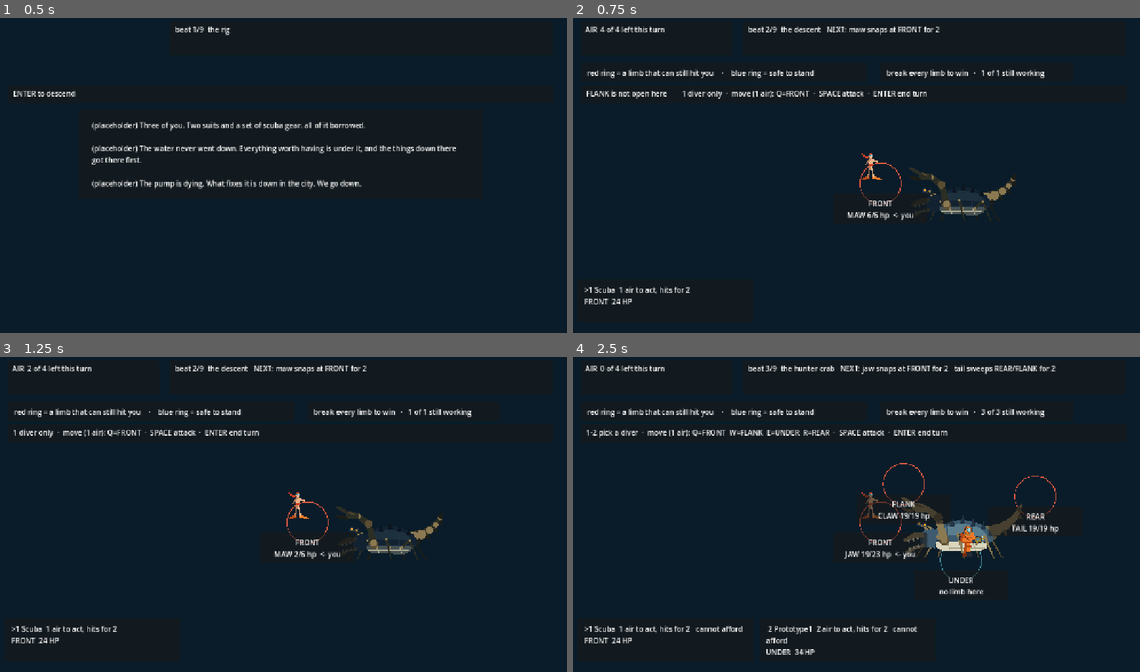
Above: before the commit, frames 1-4 (two rows, left to right).
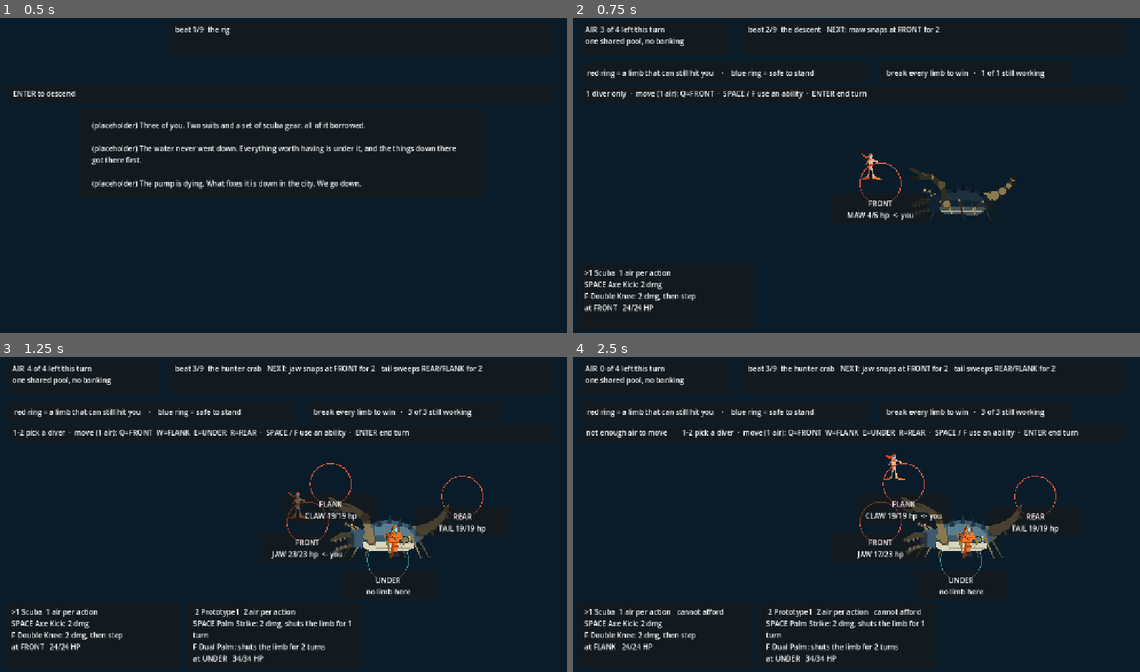
Above: after the commit, the same moments.

Repository: ImmortalDemonGod/salvage
Game: Godot game, scene res://game/main.tscn
The game is run twice, just before and just after one commit, with the same random seed, the same clock (stepped at 60 frames per second) and the same inputs.
Inputs:
- Up to frame 1 (0.5 s): no input
- Up to frame 2 (0.75 s): tap Enter at 0.5 s; hold W from 0.53 s (still down); tap F at 0.6 s
- Up to frame 3 (1.25 s): keep holding W; tap Space at 0.77, 1.07 s; tap 1 at 0.8 s
- Up to frame 4 (2.5 s): release W at 1.28 s; tap 1 at 1.35 s; tap Space at 1.52, 1.82, 2 s; tap X at 1.55, 2.1 s; hold W from 2.03 s (still down); tap Q at 2.3 s

Frame 1 is identical in both runs. In frame 2, 1.9% of the frame differs, in the area x 2-63%, y 2-94%; in frame 3, 6.2%, in the area x 2-86%, y 2-97%; in frame 4, 4.5%.

Commit message:
bind the second ability, and gate the player's door
A blind cold read of the current build answered the six-ability question
with one sentence: "there is nothing on screen indicating a second or
alternate attack for either character." It was right. The sim had six
abilities, the bots used all six, and the key map bound one per diver.
Half the kit was unreachable by anyone actually playing.

- SPACE and F now use ability slot 0 and 1
- each diver card names both abilities, their keys and what they do
- divers show current/max HP, as the limbs already did
- the air readout says the pool is shared and does not bank
- KEY_X was bound to the overdraft, which was cut. Unbound.
- the differential drove scene.player_attack(), which no key reaches.
  It now presses what the player presses, both slots.
- fuzz drives both slots

verify/door.gd is the general form: it reads the key map as text and
holds it against the content. Every ability slot any diver owns must be
bound; every bound key must call a function that exists; no key may point
at a mechanic whose enable const is false; and any verifier claiming to
drive the player must drive a bound door.

Diff:
--- a/game/main.gd
+++ b/game/main.gd
@@ -89,14 +89,14 @@
 	for i in range(3):
 		var p := Panel.new()
 		p.name = "diver_card_" + str(i)
-		p.size = Vector2(392, 96)
-		p.position = Vector2(24 + i * 406, 600)
+		p.size = Vector2(392, 146)
+		p.position = Vector2(24 + i * 406, 566)
 		add_child(p)
 		var l := Label.new()
 		l.name = "label"
 		l.set_anchors_preset(Control.PRESET_FULL_RECT)
 		l.offset_left = 14; l.offset_right = -14
-		l.offset_top = 12; l.offset_bottom = -12
+		l.offset_top = 8; l.offset_bottom = -8
 		l.autowrap_mode = TextServer.AUTOWRAP_WORD_SMART
 		p.add_child(l)
 		ui_divers.append(p)
@@ -274,9 +274,9 @@
 	# umbilical rule fired, so the pool and its ceiling shrank together and
 	# the player could not tell anything had been taken from them.
 	if combat.air_penalty > 0:
-		ui_air.text = "AIR  %d of %d left this turn   (%d line cut)" % [combat.air, Combat.AIR_PER_TURN, combat.air_penalty]
+		ui_air.text = "AIR  %d of %d left this turn\na swing hit nobody: %d line cut" % [combat.air, Combat.AIR_PER_TURN, combat.air_penalty]
 	else:
-		ui_air.text = "AIR  %d of %d left this turn" % [combat.air, combat.air_this_turn()]
+		ui_air.text = "AIR  %d of %d left this turn\none shared pool, no banking" % [combat.air, combat.air_this_turn()]
 	var live := 0
 	for lb in range(combat.limb_broken.size()):
 		if not combat.limb_broken[lb]:
@@ -305,10 +305,20 @@
 		card.visible = true
 		var d = combat.divers[i]
 		var mark := ">" if i == selected else " "
-		var state := "DOWN" if d.down else "%s  %d HP" % [Combat.STATION_NAMES[d.station], d.hp]
+		var state := "DOWN" if d.down else "at %s   %d/%d HP" % [Combat.STATION_NAMES[d.station], d.hp, d.max_hp]
 		var afford := "" if combat.air >= d.cost else "   cannot afford"
-		var verb := "shuts a limb down for a turn" if d.disables else "hits for %d" % d.dmg
-		card.get_node("label").text = "%s%d %s  %d air to act, %s%s\n%s" % [mark, i + 1, d.dname, d.cost, verb, afford, state]
+		var lines: Array = []
+		for slot in range(d.kit.size()):
+			var ab: Dictionary = d.kit[slot]
+			var key := "SPACE" if slot == 0 else "F"
+			var what := ""
+			match String(ab.kind):
+				"hit": what = "%d dmg" % int(ab.dmg)
+				"hit_and_step": what = "%d dmg, then step" % int(ab.dmg)
+				"hit_wide": what = "%d dmg here and either side" % int(ab.dmg)
+				"shut": what = ("%d dmg, " % int(ab.dmg) if int(ab.dmg) > 0 else "") + "shuts the limb for %d turn%s" % [int(ab.get("turns", 1)), "" if int(ab.get("turns", 1)) == 1 else "s"]
+			lines.append("%s %s: %s" % [key, String(ab.name), what])
+		card.get_node("label").text = "%s%d %s  %d air per action%s\n%s\n%s" % [mark, i + 1, d.dname, d.cost, afford, "\n".join(lines), state]
 	ui_help.text = (refusal + "        ") if refusal != "" else ""
 	var keys := ["Q", "W", "E", "R", "T"]
 	var moves: Array = []
@@ -316,13 +326,32 @@
 		if combat.station_open(i):
 			moves.append("%s=%s" % [keys[i], Combat.STATION_NAMES[i]])
 	var pick := "1 diver only" if combat.divers.size() == 1 else "1-%d pick a diver" % combat.divers.size()
-	ui_help.text += "%s  ·  move (1 air): %s  ·  SPACE attack  ·  ENTER end turn" % [pick, "  ".join(moves)]
+	ui_help.text += "%s  ·  move (1 air): %s  ·  SPACE / F use an ability  ·  ENTER end turn" % [pick, "  ".join(moves)]
 	queue_redraw()
 
 # ---- the player's door. The bot calls these same Combat methods. -------
 # A refused input must say WHY. Silence is how a player concludes the game
 # is broken rather than that they cannot afford the action.
-func player_attack() -> bool:
+# Half the kit was unreachable: six abilities existed in the sim and the
+# bots used all six, while the player had one key. A blind reviewer put it
+# plainly: "there is nothing on screen indicating a second or alternate
+# attack for either character."
+func player_ability(slot: int) -> bool:
+	var ok := combat.act_ability(selected, slot)
+	if ok:
+		refusal = ""
+		_after()
+	else:
+		var d = combat.divers[selected]
+		if slot >= d.kit.size(): refusal = "%s has no second ability" % d.dname
+		elif d.down: refusal = "%s is down" % d.dname
+		elif combat.air < d.cost: refusal = "not enough air: %s needs %d, you have %d" % [d.dname, d.cost, combat.air]
+		elif not combat.can_attack(d): refusal = "nothing to hit from %s" % Combat.STATION_NAMES[d.station]
+		else: refusal = "that action is not available"
+		_refresh()
+	return ok
+
+func _dead_player_attack() -> bool:
 	var ok := combat.act_attack(selected)
 	if ok:
 		refusal = ""
@@ -352,7 +381,9 @@
 # H1: act_overdraft existed in the sim, was bound to no key, and appeared in
 # no bot's legal-action list, so a whole row of the Air economy was dead code
 # under a green gate.
-func player_overdraft() -> bool:
+# Unbound when OVERDRAFT_ENABLED went false. Kept so the sim entry point
+# still has a presentation-side caller if the mechanic is ever revived.
+func _dead_player_overdraft() -> bool:
 	var ok := combat.act_overdraft(selected)
 	refusal = "" if ok else "cannot burn HP for air: needs more than %d HP, and once per turn" % Combat.OVERDRAFT_HP
 	_refresh()
@@ -397,8 +428,8 @@
 		KEY_E: player_move(Combat.UNDER)
 		KEY_R: player_move(Combat.REAR)
 		KEY_T: player_move(Combat.BACKLINE)
-		KEY_SPACE: player_attack()
-		KEY_X: player_overdraft()
+		KEY_SPACE: player_ability(0)
+		KEY_F: player_ability(1)
 		KEY_ENTER:
 			if combat == null:
 				run.advance(); combat = run.combat; selected = 0; _refresh()
--- a/verify/differential.gd
+++ b/verify/differential.gd
@@ -80,9 +80,14 @@
 		var rb := false
 		match step.kind:
 			"attack":
-				ra = Bots.apply(a, {"kind": "attack", "i": step.i})
+				# Drive the key the player actually presses. This read
+				# scene.player_attack() while the key map routed SPACE to
+				# player_ability(0), so the differential was comparing the
+				# bots against a door no player could open.
+				var slot: int = int(step.get("slot", 0))
+				ra = Bots.apply(a, {"kind": "attack", "i": step.i, "slot": slot})
 				scene.selected = int(step.i)
-				rb = scene.player_attack()
+				rb = scene.player_ability(slot)
 			"move":
 				ra = Bots.apply(a, {"kind": "move", "i": step.i, "s": step.s})
 				scene.selected = int(step.i)
--- /dev/null
+++ b/verify/door.gd
@@ -0,0 +1,133 @@
+extends SceneTree
+
+# G14-DOOR. The player has exactly one way in: the key map in game/main.gd.
+# Twice now a mechanic has existed in the sim, been driven by the bots and
+# the verifiers, and been unreachable by anyone actually playing:
+#
+#   the overdraft   built, bot-driven, never bound to a key
+#   the six kits    built, bot-driven, only slot 0 bound to a key
+#
+# Both passed every gate, because every gate drove the sim directly. A blind
+# reviewer found the second one in one sentence: "there is nothing on screen
+# indicating a second or alternate attack for either character."
+#
+# So this check reads the key map as text and holds it against the content:
+#   1. every ability slot that any diver owns is bound to some key
+#   2. every key in the map calls a function that exists
+#   3. no key calls a function gated on a const that is false
+#   4. every verifier that claims to drive the player drives a bound function
+
+const Content = preload("res://content/encounters.gd")
+
+var findings := 0
+
+func fail(msg: String) -> void:
+	findings += 1
+	print("FINDING  %s" % msg)
+
+# A comment that mentions a call is not a call. The first run of this check
+# flagged its own explanatory comment.
+func decomment(text: String) -> String:
+	var out: Array = []
+	for line in text.split("\n"):
+		var cut := line.find("#")
+		if cut >= 0 and line.substr(0, cut).count("\"") % 2 == 0:
+			line = line.substr(0, cut)
+		var slash := line.find("//")
+		if slash >= 0 and line.substr(0, slash).count("\"") % 2 == 0:
+			line = line.substr(0, slash)
+		out.append(line)
+	return "\n".join(out)
+
+func read(path: String) -> String:
+	var f := FileAccess.open(path, FileAccess.READ)
+	if f == null:
+		fail("CANNOT READ %s" % path)
+		return ""
+	return f.get_as_text()
+
+func _init() -> void:
+	var main := decomment(read("res://game/main.gd"))
+	if main == "":
+		_done()
+		return
+
+	# --- the key map, as the engine will actually dispatch it ---
+	var map: Dictionary = {}          # KEY_NAME -> the call it makes
+	var in_match := false
+	for raw in main.split("\n"):
+		var line := raw.strip_edges()
+		if line.begins_with("match k:"):
+			in_match = true
+			continue
+		if in_match and line.begins_with("func "):
+			break
+		if not in_match:
+			continue
+		var m := RegEx.create_from_string("^(KEY_[A-Z0-9_]+):\\s*(.*)$").search(line)
+		if m != null:
+			map[m.get_string(1)] = m.get_string(2).strip_edges()
+	if map.is_empty():
+		fail("NO KEY MAP FOUND in game/main.gd -- this check is asleep")
+		_done()
+		return
+
+	# Blocks (KEY_1: then an indented body) carry their calls on later lines.
+	# Fold every player_* call in the file into a reachable set, but only if
+	# it sits under the match. Simpler and stricter: scan the match region.
+	var region := main.split("match k:")[-1].split("\nfunc ")[0]
+	var bound: Dictionary = {}
+	for m in RegEx.create_from_string("(player_[a-z_]+)\\s*\\(([^)]*)\\)").search_all(region):
+		var fn := m.get_string(1)
+		var arg := m.get_string(2).strip_edges()
+		if not bound.has(fn):
+			bound[fn] = []
+		if arg != "" and not (arg in bound[fn]):
+			bound[fn].append(arg)
+
+	# --- 1. every ability slot any diver owns must be bound ---
+	var widest := 0
+	for enc_id in Content.ALL.keys():
+		var probe := Combat.new(String(enc_id))
+		for d in probe.divers:
+			widest = max(widest, int(d.kit.size()))
+	var slots: Array = bound.get("player_ability", [])
+	for slot in range(widest):
+		if not (str(slot) in slots):
+			fail("UNREACHABLE ABILITY: a diver owns slot %d and no key calls player_ability(%d). The bots can use it; the player cannot." % [slot, slot])
+	if slots.size() > widest:
+		fail("KEY BOUND TO NOTHING: player_ability is bound for %d slots and the widest kit is %d" % [slots.size(), widest])
+
+	# --- 2. every function the map calls must exist ---
+	for fn in bound.keys():
+		if not ("func %s(" % fn) in main:
+			fail("KEY CALLS A MISSING FUNCTION: the map calls %s() and game/main.gd does not define it" % fn)
+
+	# --- 3. no key may call into a mechanic that is switched off ---
+	var sim := decomment(read("res://sim/combat.gd"))
+	for m in RegEx.create_from_string("const ([A-Z_]+_ENABLED)\\s*:=\\s*(true|false)").search_all(sim):
+		if m.get_string(2) != "false":
+			continue
+		var flag := m.get_string(1)
+		var mech := flag.trim_suffix("_ENABLED").to_lower()
+		for fn in bound.keys():
+			if mech in fn:
+				fail("KEY BOUND TO A CUT MECHANIC: %s() is on the key map and %s is false, so pressing it can never do anything" % [fn, flag])
+
+	# --- 4. anything claiming to drive the player must drive a bound door ---
+	for path in ["res://verify/differential.gd", "res://verify/layout.gd", "res://verify/capture.mjs"]:
+		var text := decomment(read(path))
+		if text == "":
+			continue
+		for m in RegEx.create_from_string("scene\\.(player_[a-z_]+)").search_all(text):
+			var fn := m.get_string(1)
+			if not bound.has(fn):
+				fail("VERIFIER DRIVES AN UNBOUND DOOR: %s calls scene.%s() and no key reaches it, so it is not testing what a player does" % [path.get_file(), fn])
+
+	print("door       %d key(s) mapped, %d ability slot(s) bound, widest kit %d" % [map.size(), slots.size(), widest])
+	_done()
+
+func _done() -> void:
+	print("DOOR: %s" % ("clean" if findings == 0 else "%d finding(s)" % findings))
+	quit(1 if findings > 0 else 0)
+	return
--- a/verify/fuzz.gd
+++ b/verify/fuzz.gd
@@ -230,7 +230,7 @@
 			if lim < 0 or bool(c.limb_broken[lim]):
 				bump("ill_nolimb")
 			expected = expect_attack(c, i)
-			accepted = c.act_attack(i)
+			accepted = c.act_ability(i, rng.randi_range(0, 1))
 			last_was_end = false
 		elif mode == "move":
 			kind = "move to %s" % Combat.STATION_NAMES[s]
Not shown, changed: verify/fast.sh
